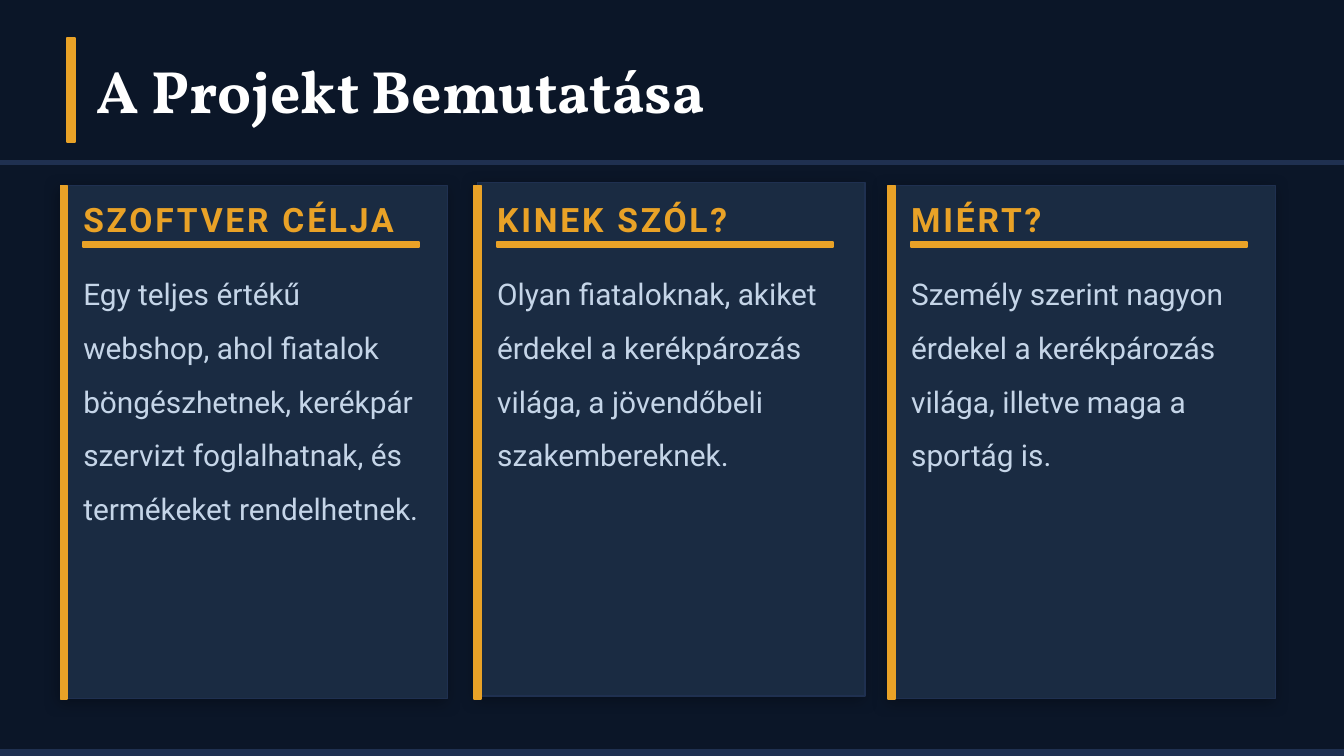
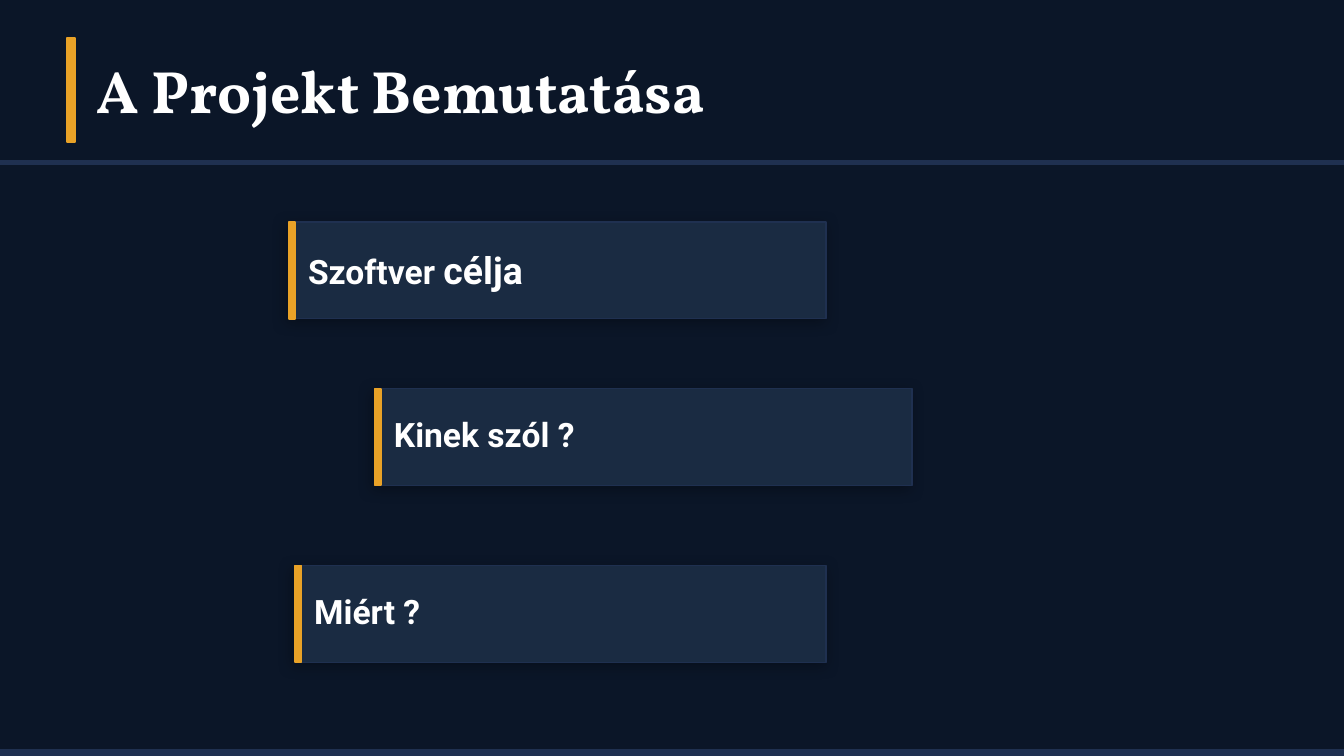
Before and after one commit to hihi-dotcom/CrossCountryBuilds_Webshop, a slide deck: slide 2 of doc/CrossCountryWebshop_Premium (1).pptx. Drawn at 1344x756 pixels with LibreOffice and Linux fonts; fonts in the diff are those of the drawing. Boxes give left, top, right and bottom in pixels: in the first picture for what was removed or moved away, otherwise in the second. Text is boxed around its words. In the diff, an @@ line names an element or a change of style, - is before the commit and + after.

```diff
--- a/doc/CrossCountryWebshop_Premium (1).pptx
+++ b/doc/CrossCountryWebshop_Premium (1).pptx
@@ rectangle removed at bbox=[60, 185, 448, 699] @@
@@ rectangle removed at bbox=[60, 185, 67, 699] @@
@@ rectangle removed at bbox=[888, 185, 1275, 699] @@
@@ rectangle removed at bbox=[888, 185, 895, 699] @@
@@ rectangle: place and size @@
-rectangle at bbox=[83, 242, 419, 247]
+rectangle at bbox=[289, 222, 296, 319]
@@ rectangle added at bbox=[289, 222, 827, 319], fill #1A2B42, outline #1F3050 0.75 pt @@
@@ text at bbox=[308, 256, 522, 292]: text changed; text colour #E9A227 to #FFFFFF @@
-SZOFTVER CÉLJA
+Szoftver célja
@@ rectangle removed at bbox=[497, 242, 833, 247] @@
@@ rectangle removed at bbox=[911, 242, 1247, 247] @@
@@ text removed at bbox=[83, 282, 418, 521] @@
-Egy teljes értékű webshop, ahol fiatalok böngészhetnek, kerékpár szervizt foglalhatnak, és termékeket rendelhetnek.
@@ text removed at bbox=[497, 282, 817, 467] @@
-Olyan fiataloknak, akiket érdekel a kerékpározás világa, a jövendőbeli szakembereknek.
@@ text removed at bbox=[911, 282, 1223, 472] @@
-Személy szerint nagyon érdekel a kerékpározás világa, illetve maga a
-sportág is.
@@ rectangle: place and size @@
-rectangle at bbox=[478, 183, 866, 696]
+rectangle at bbox=[375, 388, 913, 485]
@@ rectangle: place and size @@
-rectangle at bbox=[474, 185, 481, 699]
+rectangle at bbox=[375, 388, 382, 485]
@@ text at bbox=[394, 421, 549, 448]: text changed; text colour #E9A227 to #FFFFFF @@
-KINEK SZÓL?
+Kinek szól ?
@@ rectangle added at bbox=[294, 566, 825, 663], fill #1A2B42, outline #1F3050 0.75 pt @@
@@ rectangle added at bbox=[294, 566, 301, 663], fill #E9A227, outline #E9A227 1 pt @@
@@ vertical alignment middle to top in 3 elements at bbox=[308, 256, 522, 292], bbox=[394, 421, 549, 448], bbox=[314, 598, 395, 625] @@
@@ text at bbox=[314, 598, 395, 625]: text changed; text colour #E9A227 to #FFFFFF @@
-MIÉRT?
+Miért ?
```
Also in this commit, not shown: 4 other slides changed, 1 slide added, 2 slides removed, 2 other files.
